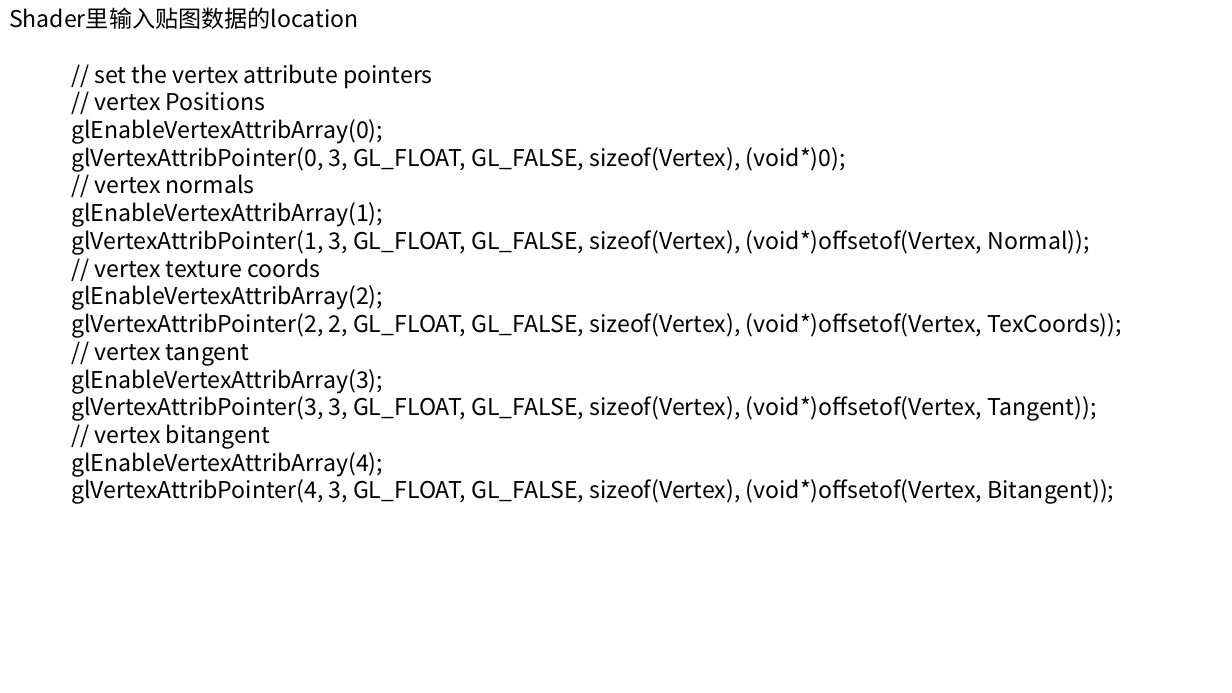
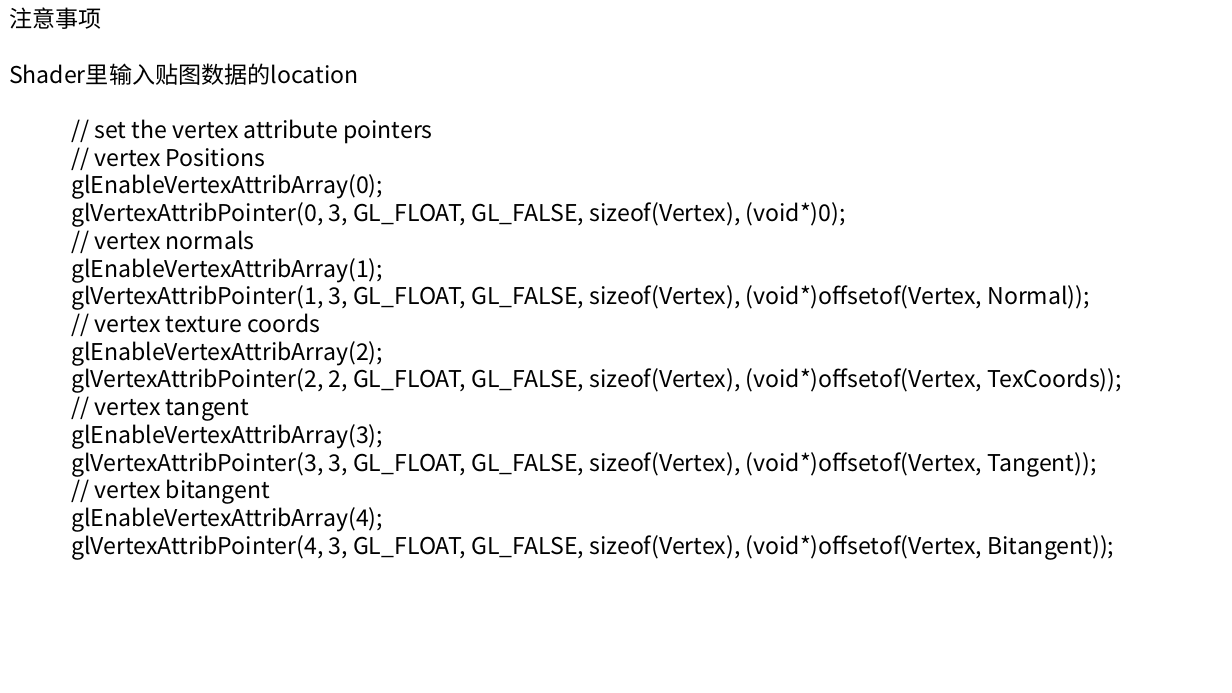
Before and after one commit to huangshansong/Hazel, a slide deck: slide 4 of 未来修改.pptx. Drawn at 1232x693 pixels with LibreOffice and Linux fonts; fonts in the diff are those of the drawing. Boxes give left, top, right and bottom in pixels: in the first picture for what was removed or moved away, otherwise in the second. Text is boxed around its words. In the diff, an @@ line names an element or a change of style, - is before the commit and + after.

```diff
--- a/未来修改.pptx
+++ b/未来修改.pptx
@@ text at (9,7,101,29): paragraph added @@
+注意事项
```
Also in this commit, not shown: 5 other slides changed, 3 slides added, 50 other files.
